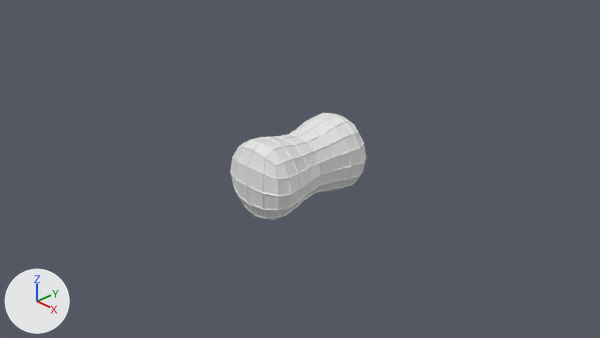
An edit to the Blender file raw/scene.blend, drawn before and after from the same camera.
The view is the same before and after, from the file's camera 'Camera'. The lights are fixed; the arrows at lower left show +X, +Y and +Z.
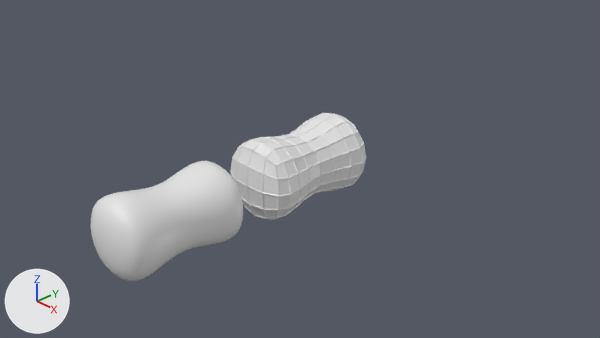
Where the change shows, as pixel boxes (x1, y1, x2, y2) in the pictures (600 x 338 px):
'Cube.002', added
    after: (91, 161, 243, 281)

Diff of the bpy script that builds the scene:
```diff
--- a/raw/scene.blend.py
+++ b/raw/scene.blend.py
@@ ob_cube_002 @@
+ob_cube_002 = bpy.data.objects.new('Cube.002', me_cube.copy())  # the mesh of ob_cube
+ob_cube_002.location = (0.0, -2.14, 0.0)
+_m = ob_cube_002.modifiers.new('Subdivision', 'SUBSURF')
```
